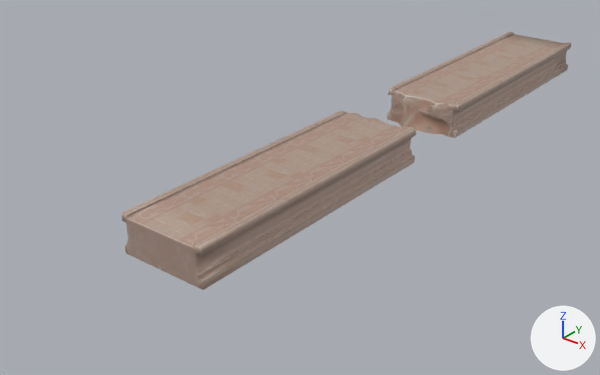
Two versions of the FBX model Assets/GameMain/Meshes/路段/断口.fbx, one commit apart.
One viewpoint serves both versions: a 50 mm camera at (41.6, -6.6, 10.8) aimed at (24.7, 14.5, -2.2). Every picture has the same lights, and +X, +Y and +Z are marked at lower right. The first picture is the older version. Where no turn or scale is listed for an object, it has been applied to the vertices.

The first picture shows '平面.025'.
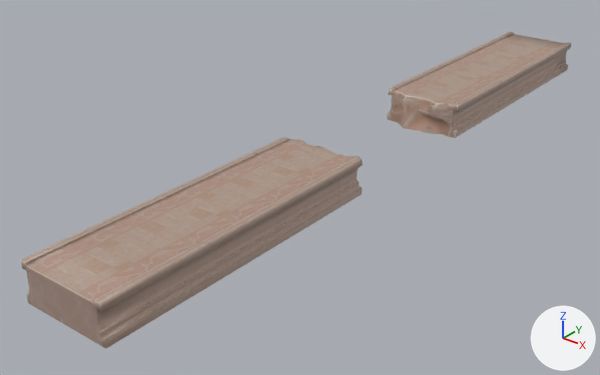
Location of each change, [x1, y1, x2, y2] in pixels of the pictures (600 x 375 px; the box of a moved part takes in the faces that stretch with it):
'平面.025', reshaped (22% wider, 23% taller): before [121, 32, 571, 290]; after [21, 32, 571, 349]
part 1 of me_网格, moved or reshaped: before [121, 111, 416, 290]; after [21, 137, 363, 349]

Edits to the bpy script that builds the scene:
```text
Change me_网格:
    used by ob_平面_025; location = (26.37, 19.74, 0.0)
    remove me_网格.from_pydata(...)  # 1740 vertices, 1689 faces; spans x -1.5..1.6, y -13.4..10.8, z -1.2..0.1
    add me_网格.from_pydata(...)  # 1740 vertices, 1689 faces; spans x -1.5..1.6, y -16.6..10.8, z -1.2..0.1
    me_网格 part 1: the loose piece of 863 vertices spanning x -1.5..1.6, y -13.4..-2.2, z -1.2..0.1 is moved by (0.0, -3.3, 0.0)
```
